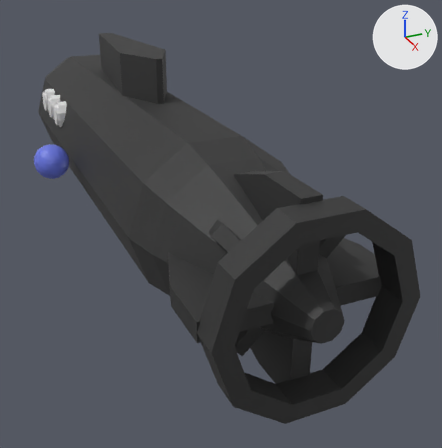
An edit to the glTF model static/models/Submarine.glb, drawn before and after from the same camera.
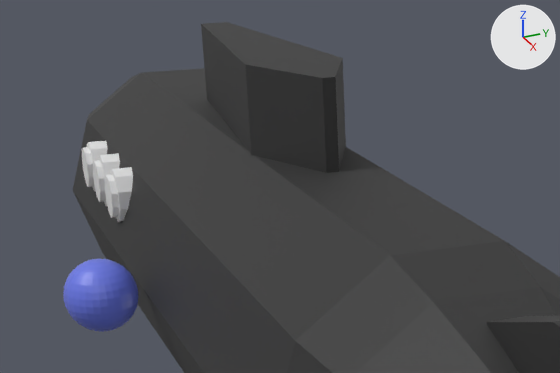
There are two pictures of each version: one whole from a camera (50 mm lens) standing at (41.9, -9.7, 11.9) and looking at (11.4, 4.0, -3.4), one close up on the part from 1% to 61% of the width and 5% to 44% of the height. The axes (+X, +Y, +Z) are drawn at upper right. The lights are the same throughout. Where no turn or scale is listed for an object, it has been applied to the vertices.

Names of what the first close-up shows: 'Big Fin V', 'Body', 'Cylinder.003', 'Frame 1', 'MaterialSphere', 'Top Bit'.
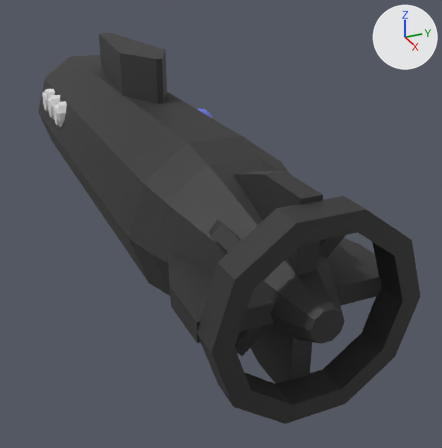
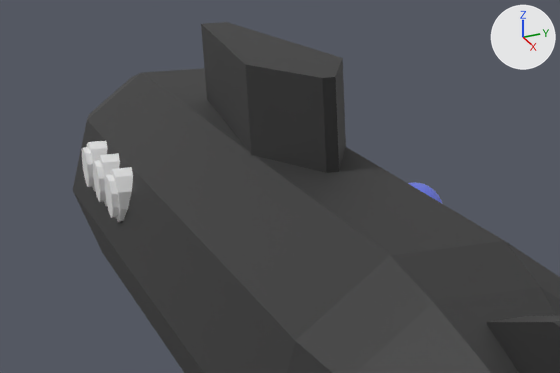
Where the newer file only moved an object's origin or applied its transform, the numbers keep the older frame.

Location of each change, (x1, y1, x2, y2) in pixels of the close-ups (560 x 373 px):
'MaterialSphere', moved: before (63, 259, 138, 332); after (408, 182, 443, 204)

The edits, one by one:
Object 'MaterialSphere' (ob_materialsphere) moves from (6.73, -4.75, 0.32) to (1.75, 6.63, 0.17).
